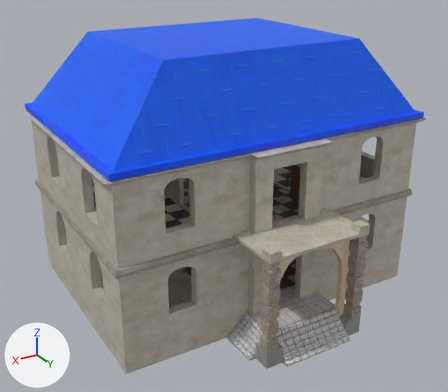
Renders of the FBX model Assets/StructureModels/SmallPalaceFinal/SmallPalaceGame.fbx from each side of a commit.
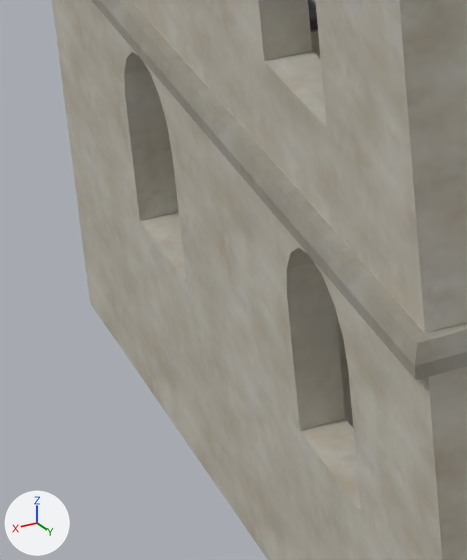
The first picture shows the older version from a camera (50 mm lens) standing at (13.7, 23.0, 15.5) and looking at (0.6, 1.1, 4.6). The close-ups show the older and then the newer version on the part from 7% to 28% of the width and 51% to 81% of the height of that picture. Only the edits that show in the close-ups are written down. Arrows for +X, +Y and +Z are at lower left; the lights stay in place. Where no turn or scale is listed for an object, it has been applied to the vertices.

Before the edit, the objects in view are built like this:
```python
me_plane_001 = bpy.data.meshes.new('Plane.001')
me_plane_001.from_pydata(...)  # 1277 vertices, 2604 faces; spans x -7.46..7.45, y -5.62..6.45, z 0.0..7.95
me_plane_001.materials.append(mat_materialbuilding)  # picture img_building_png
ob_main = bpy.data.objects.new('Main', me_plane_001)
ob_main.location = (0.0, 0.0, 0.0)
```
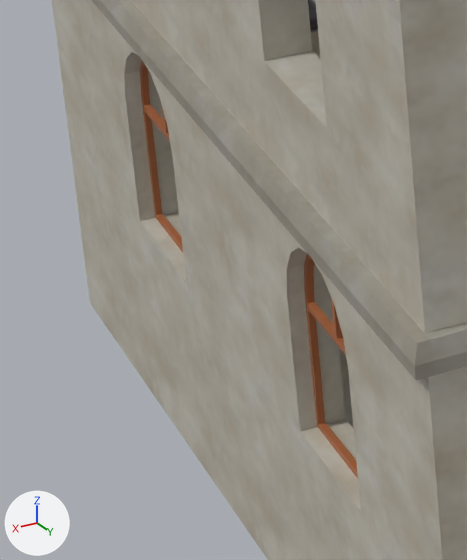
Location of each change, (x1, y1, x2, y2) in pixels of the close-ups (467 x 560 px):
'Window2', added (brown)
    after: (304, 254, 358, 479)
'Window2.001', added (brown)
    after: (140, 60, 183, 252)

The edits, one by one:
Material 'MaterialWindow' (mat_materialwindow) is new.
Its base color is (0.423, 0.138, 0.0498) (brown #ae683f).
Mesh me_plane_015 is new.
It has 68 vertices, 63 faces and spans x -0.06..0.0, y -0.7..0.7, z 0.0..2.0.
It uses material mat_materialwindow (brown #ae683f).
Object 'Window2.001' (ob_window2_001) is new; it shows me_plane_015.
Its location is (6.95, -2.2, 2.05).
Object 'Window2' (ob_window2) is new; it shows a copy of me_plane_015.
Its location is (6.95, 2.2, 2.05).
